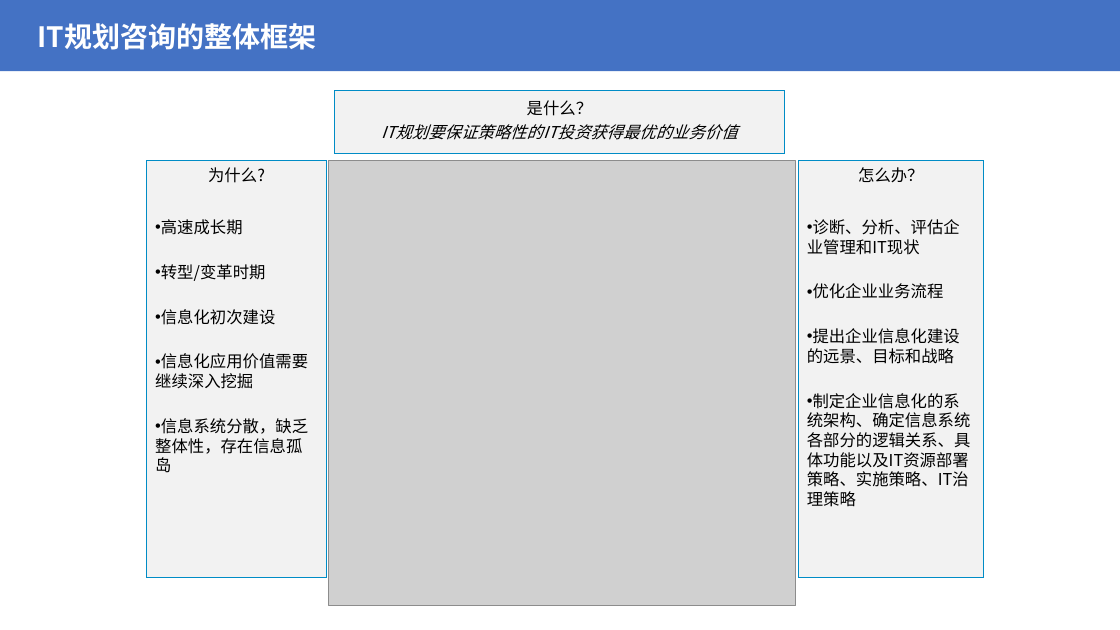
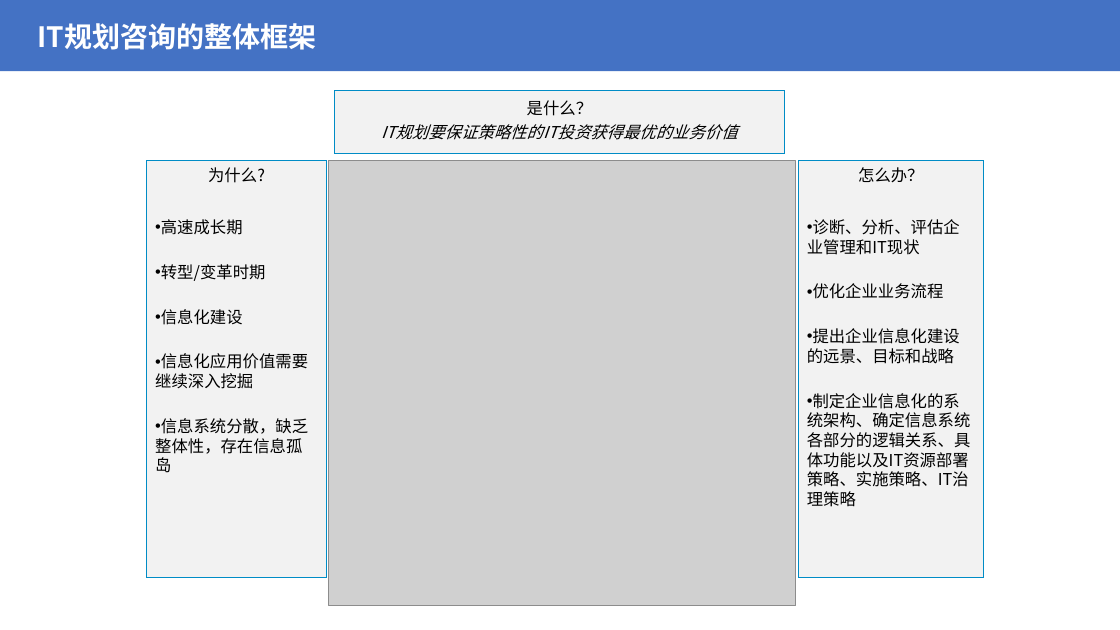
Before and after one commit to aonephy/miniprogram, a slide deck: slide 10 of wx/中昇集团IT规划咨询方案.pptx. Drawn at 1120x630 pixels with LibreOffice and Linux fonts; fonts in the diff are those of the drawing; grey boxes stand for pictures. Boxes give left, top, right and bottom in pixels: in the first picture for what was removed or moved away, otherwise in the second. Text is boxed around its words. In the diff, an @@ line names an element or a change of style, - is before the commit and + after.

```diff
--- a/wx/中昇集团IT规划咨询方案.pptx
+++ b/wx/中昇集团IT规划咨询方案.pptx
@@ text in rectangle at box(161, 309, 243, 325): text changed @@
-• 信息化初次建设
+• 信息化建设
```
Also in this commit, not shown: 1 other slide changed, 7 other files.
